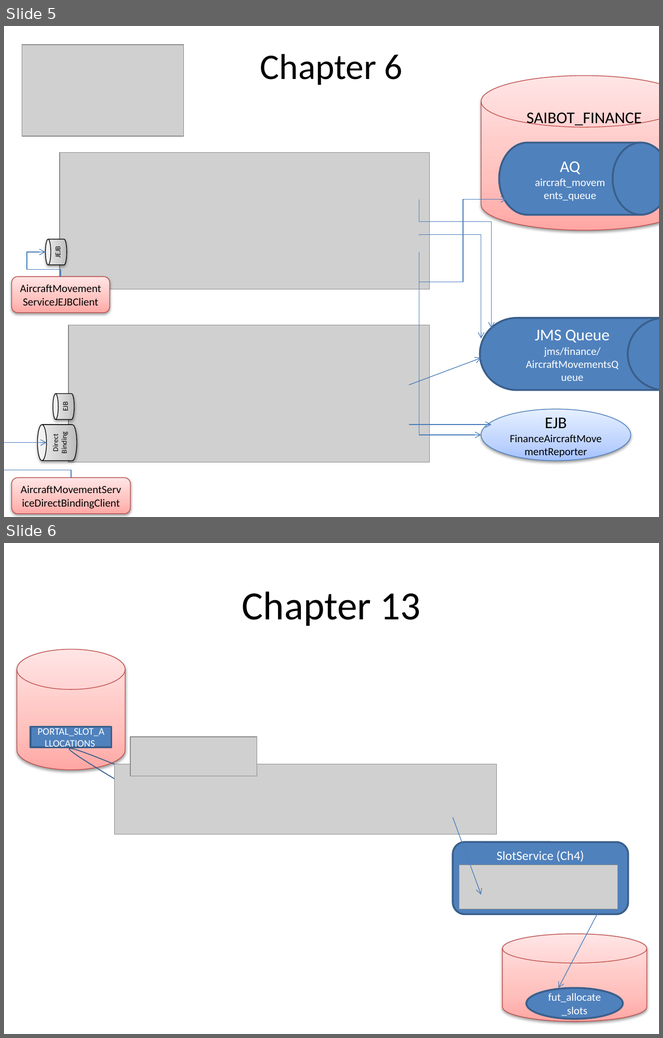
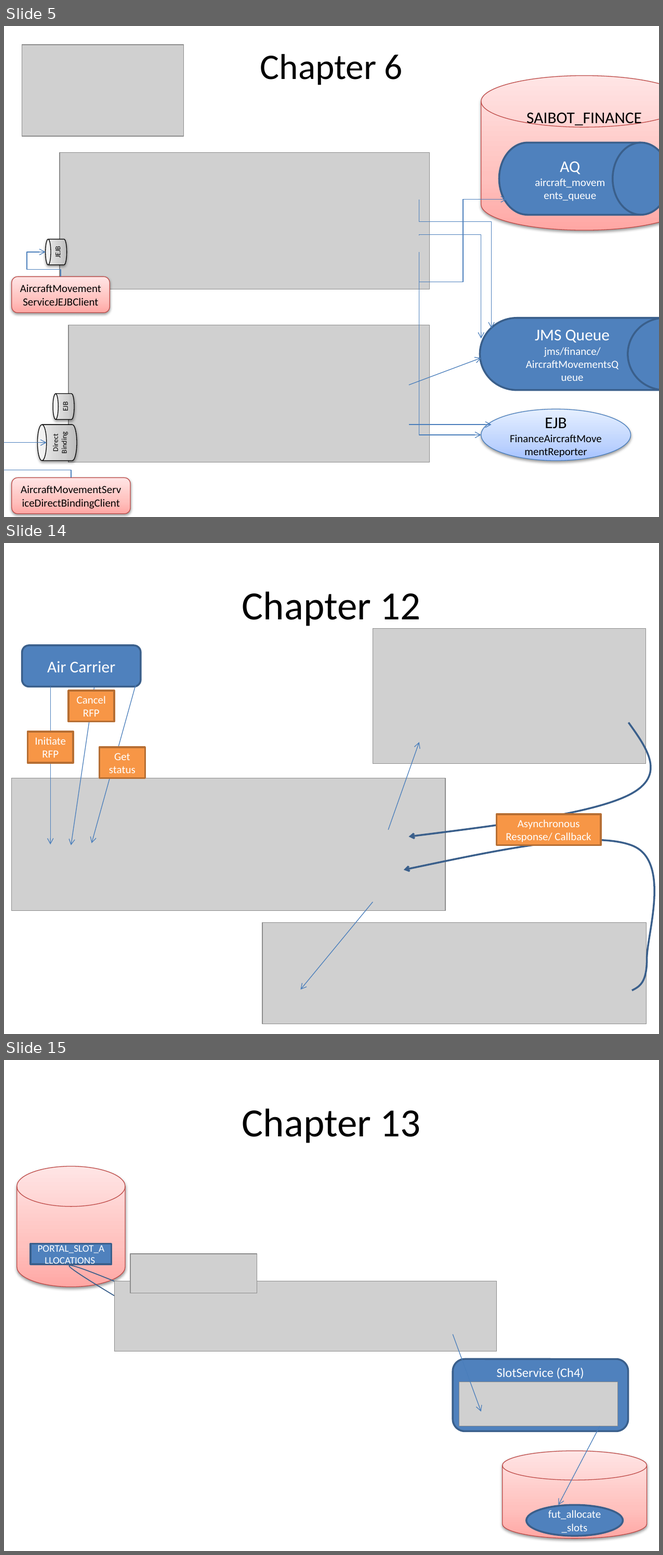
Before and after one commit to lucasjellema/soasuitehandbook, a slide deck: ChapterOverviews_picturesOfService.pptx. Shown one above the other, each under a label of ours: slides 5 and 6 before the commit, slides 5, 14 and 15 after it; the slides between them are not shown. The pictures are 663x1038 and 663x1555 pixels, drawn with LibreOffice and Linux fonts; fonts in the diff are those of the drawing; grey boxes stand for pictures. Boxes give left, top, right and bottom in pixels: in the first picture for what was removed or moved away, otherwise in the second. Text is boxed around its words. In the diff, an @@ line names an element or a change of style, - is before the commit and + after.

Commit message:
Added screenshots for chapters 8-13

```diff
--- a/ChapterOverviews_picturesOfService.pptx
+++ b/ChapterOverviews_picturesOfService.pptx
@@ slide 14 added at [4,543,659,1034], background #FFFFFF @@
@@ title added at [242,591,421,629], 44 pt, text #000000 @@
+Chapter 12
@@ picture added at [373,629,646,764] @@
@@ rounded rectangle added at [22,645,141,687], fill #4F81BD, outline #3A5F8C 2 pt, 18 pt, text #FFFFFF @@
+Air Carrier
@@ arrow added from (50, 687) to (50, 845), #4B7EBC 0.75 pt @@
@@ rectangle added at [68,691,114,721], fill #F79646, outline #B76F34 2 pt, 12 pt, text #FFFFFF @@
+Cancel RFP
@@ arrow added from (94, 688) to (71, 846), #4B7EBC 0.75 pt @@
@@ arrow added from (136, 686) to (92, 844), #4B7EBC 0.75 pt @@
@@ freeform shape added at [409,722,651,836], outline #3A5F8C 2 pt @@
@@ rectangle added at [27,732,74,762], fill #F79646, outline #B76F34 2 pt, 12 pt, text #FFFFFF @@
+Initiate RFP
@@ arrow added from (389, 830) to (419, 742), #4B7EBC 0.75 pt @@
@@ rectangle added at [100,747,145,778], fill #F79646, outline #B76F34 2 pt, 12 pt, text #FFFFFF @@
+Get status
@@ picture added at [12,778,445,911] @@
@@ rectangle added at [497,814,601,845], fill #F79646, outline #B76F34 2 pt, 12 pt, text #FFFFFF @@
+Asynchronous Response/ Callback
@@ freeform shape added at [404,840,655,991], outline #3A5F8C 2 pt @@
@@ arrow added from (373, 902) to (301, 990), #4B7EBC 0.75 pt @@
@@ picture added at [262,923,646,1025] @@
@@ what was slide 6 is now slide 15 @@
```
Also in this commit, not shown: 10 other slides added.
